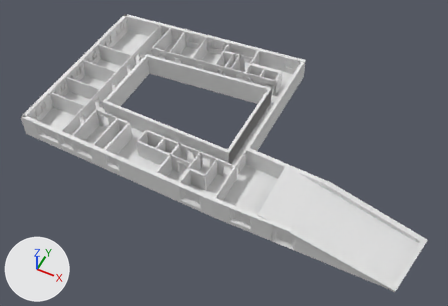
A saved change to the Blender file blender/bavariathekE3.blend.
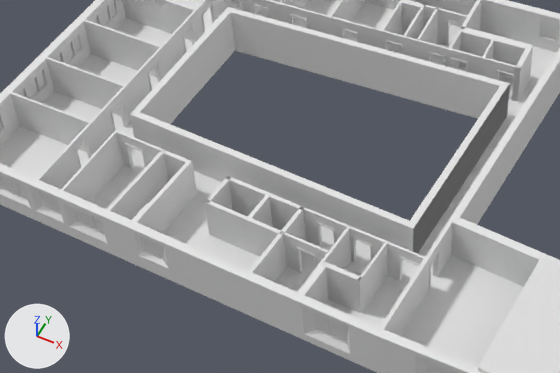
Old and new are each drawn whole from a camera (50 mm lens) standing at (26.8, -54.7, 74.1) and looking at (1.1, -3.3, 9.8) and again close up on the part from 10% to 66% of the width and 17% to 71% of the height. Every picture has the same lights, and +X, +Y and +Z are marked at lower left.
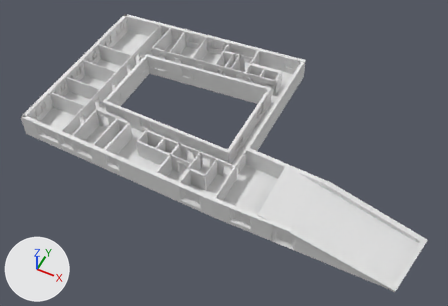
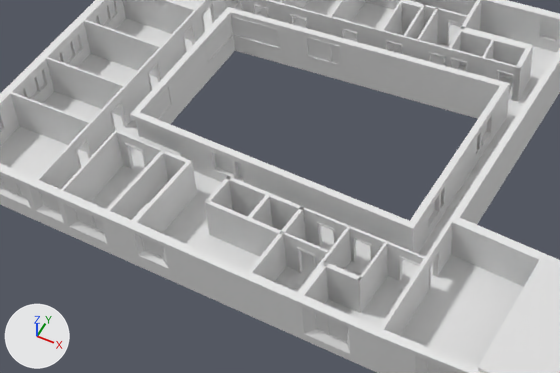
The change, as a list of edits to the scene's bpy script:
```text
Change me_cube_080:
    used by ob_cube_077; location = (3.16, 0.54, 12.4)
    remove me_cube_080.from_pydata(...)  # 12 vertices, 7 faces; spans x -0.23..0.22, y -6.93..6.94, z -1.68..1.68
    add me_cube_080.from_pydata(...)  # 156 vertices, 147 faces, 16 loose edges; spans x -0.02..0.45, y -6.58..7.29, z 0.0..3.37
    me_cube_080 part 1: the loose piece of 8 vertices spanning x -0.23..0.22, y -6.93..6.94, z -1.68..1.68 is rebuilt with 156 vertices and now spans x -0.02..0.45, y -6.58..7.29, z 0.0..3.37
    me_cube_080 part 2: the loose piece of 4 vertices spanning x 0.22, y -6.93..6.94, z -1.68..1.68 is deleted
Change me_cube_079:
    used by ob_cube_076; location = (-6.64, -5.82, 12.4); rotation_euler = (0.0, 0.0, -0.0349), in degrees (0, 0, -2)
    remove me_cube_079.from_pydata(...)  # 8 vertices, 6 faces; spans x -10.0..10.0, y -0.2..0.2, z -1.7..1.7
    add me_cube_079.from_pydata(...)  # 146 vertices, 132 faces, 8 loose edges; spans x -10.0..10.0, y -0.2..0.2, z -1.7..1.7
    me_cube_079 part 3: 2 vertices removed from x -9.6, y 0.2, z -1.7..1.7; 140 vertices added at x -10.0..10.0, y -0.2..0.2, z -1.7..1.7
Change ob_cube_077:
    ob_cube_077.location: (3.16, 0.54, 12.4) -> (2.94, 0.19, 10.72)
```

Boxes (x1, y1, x2, y2) around the edits, measured in the close-ups (560 x 373 px):
'Cube.077', reshaped, moved: (410, 83, 510, 254) in both
part 1 of me_cube_080, rebuilt: before (410, 83, 510, 228); after (410, 83, 510, 254)
part 2 of me_cube_080, deleted: before (413, 84, 510, 254)
part 3 of me_cube_079, built on: before (131, 112, 413, 228); after (135, 126, 413, 252)
